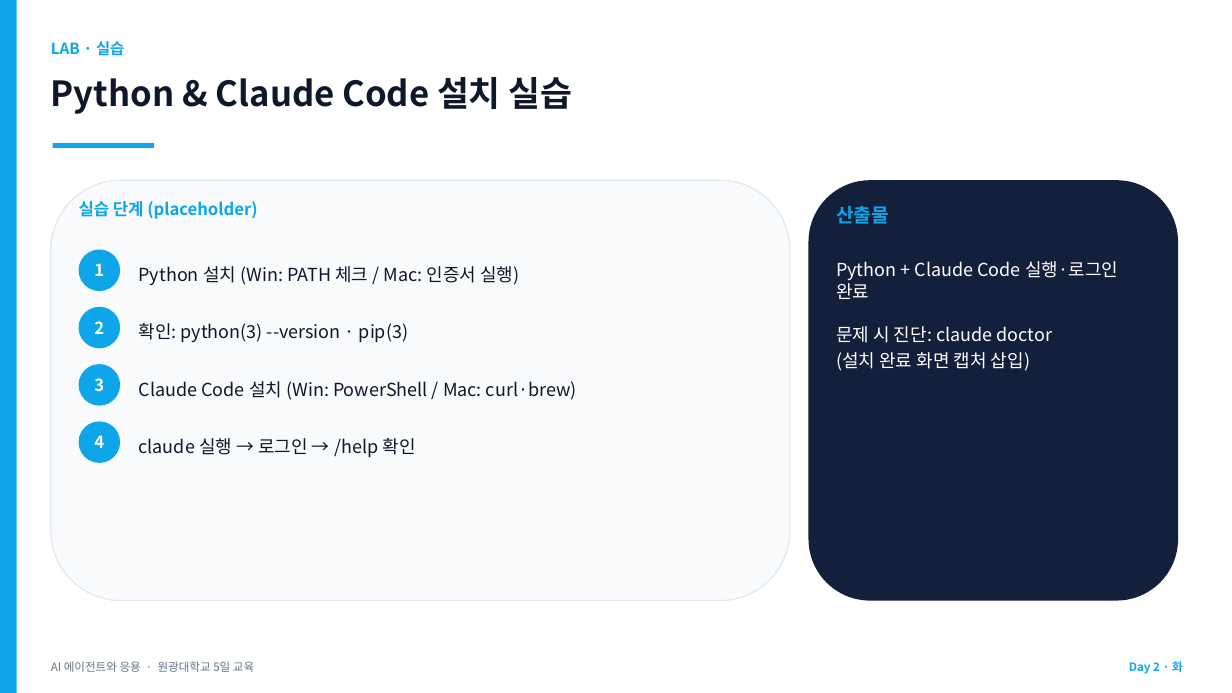
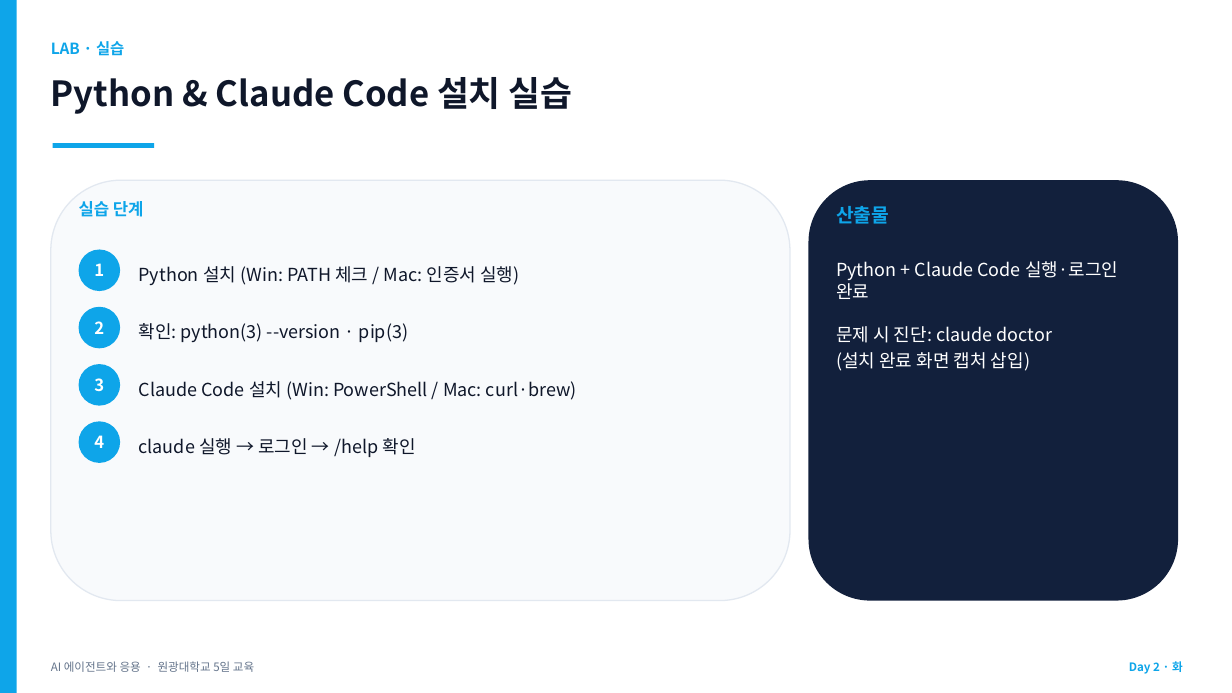
Before and after one commit to jyshin-22/wku-ai-agent-program, a slide deck: slide 24 of slides/day2.pptx. Drawn at 1232x693 pixels with LibreOffice and Linux fonts; fonts in the diff are those of the drawing. Boxes give left, top, right and bottom in pixels: in the first picture for what was removed or moved away, otherwise in the second. Text is boxed around its words. In the diff, an @@ line names an element or a change of style, - is before the commit and + after.

```diff
--- a/slides/day2.pptx
+++ b/slides/day2.pptx
@@ text at <box>79,201,144,217</box>: text changed @@
-실습 단계 (placeholder)
+실습 단계
```
Also in this commit, not shown: 1 other slide changed, 13 other files.
